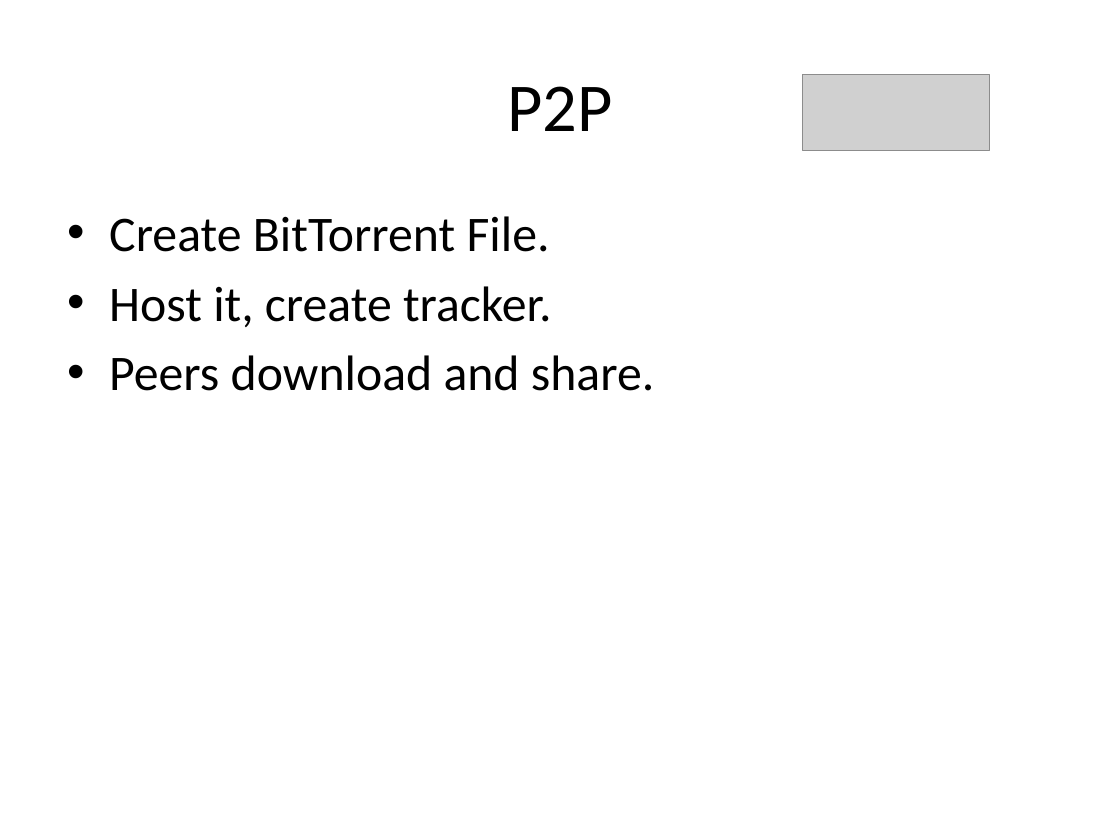
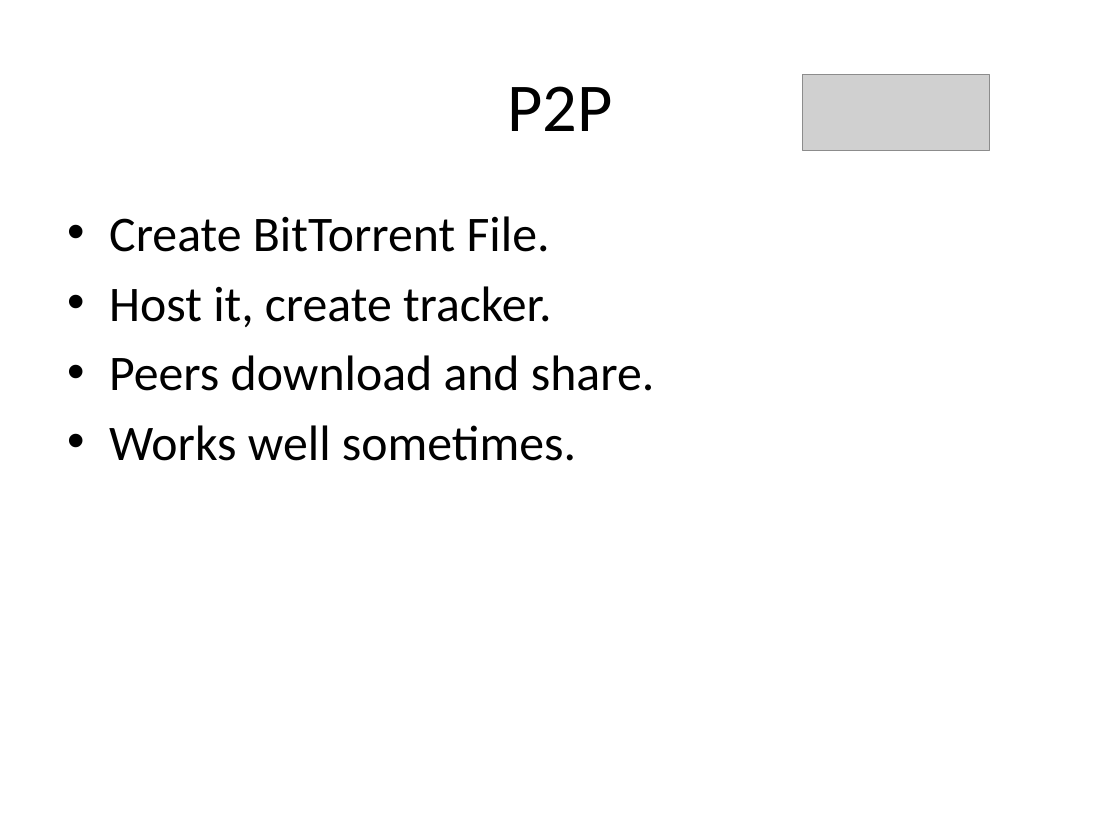
Before and after one commit to rdp/p2pwebclient, a slide deck: slide 7 of thesis_presentation/How to Make the Internet Faster.pptx. Drawn at 1120x840 pixels with LibreOffice and Linux fonts; fonts in the diff are those of the drawing; grey boxes stand for pictures. Boxes give left, top, right and bottom in pixels: in the first picture for what was removed or moved away, otherwise in the second. Text is boxed around its words. In the diff, an @@ line names an element or a change of style, - is before the commit and + after.

```diff
--- a/thesis_presentation/How to Make the Internet Faster.pptx
+++ b/thesis_presentation/How to Make the Internet Faster.pptx
@@ text at [109, 425, 576, 461]: paragraph added @@
+• Works well sometimes.
```
Also in this commit, not shown: 5 other slides changed.
